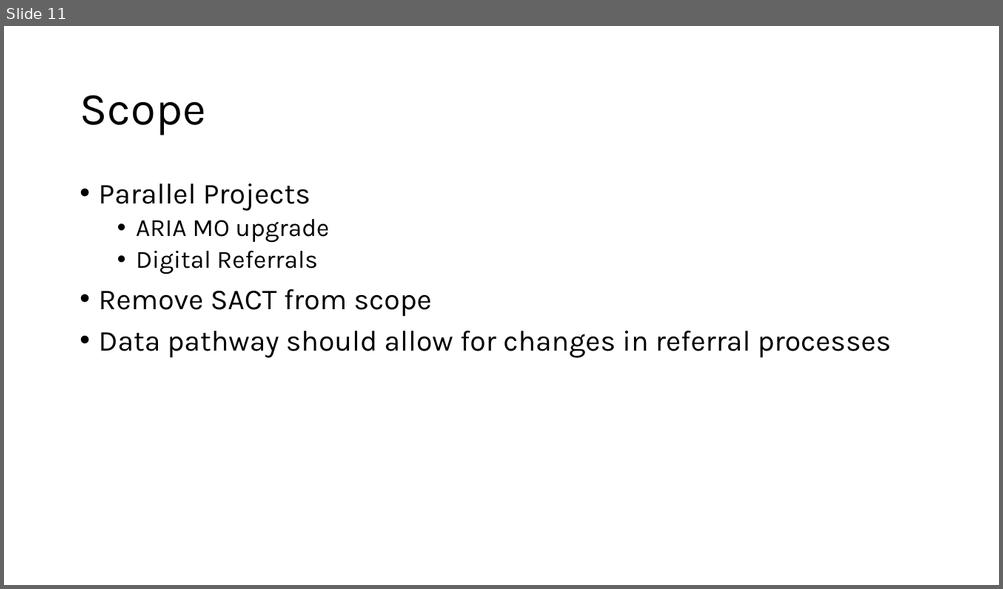
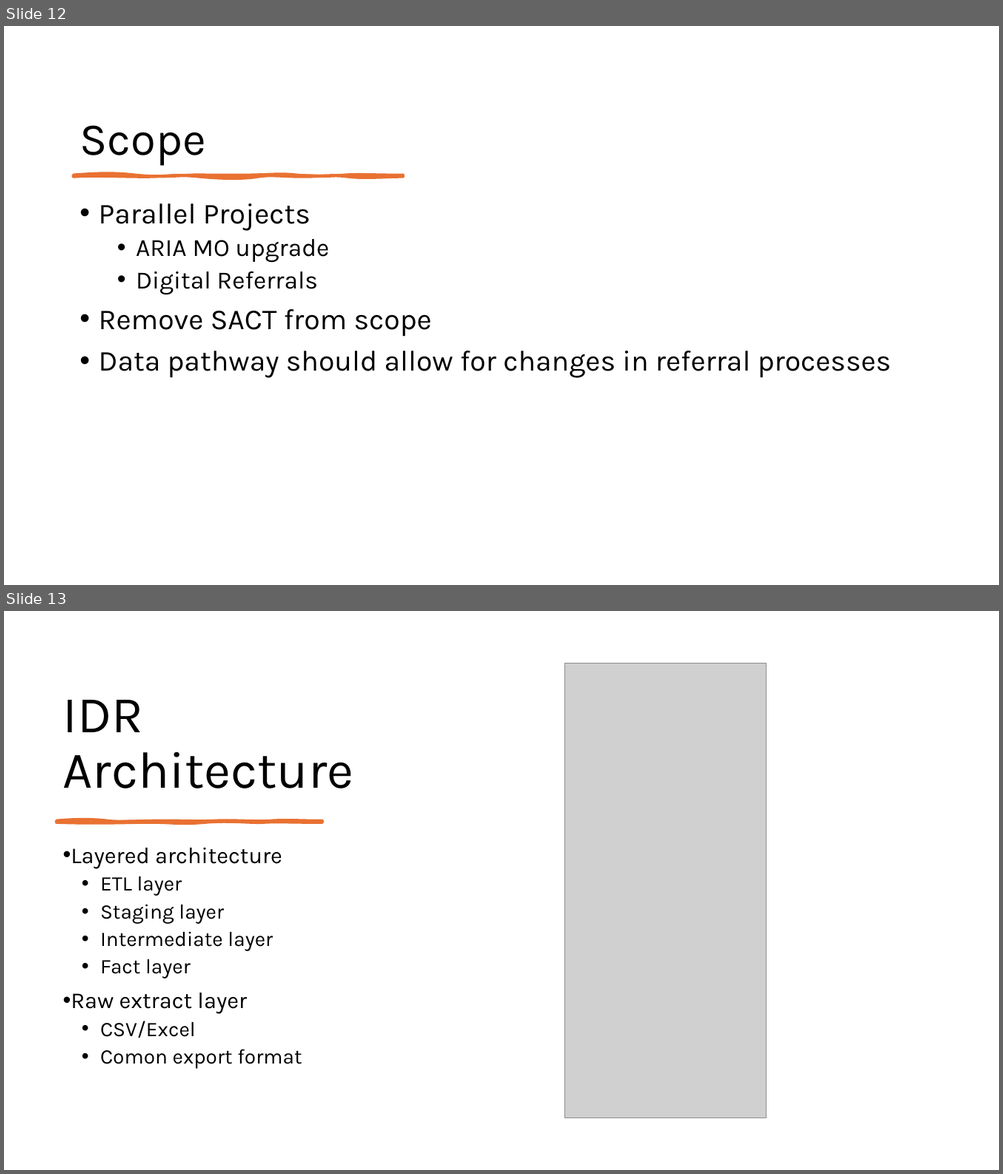
Before and after one commit to MCollins87/MScProject, a slide deck: Presentation/Presentation_v2.pptx. Shown one above the other, each under a label of ours: slide 11 before the commit, slides 12 and 13 after it. The pictures are 1003x589 and 1003x1174 pixels, drawn with LibreOffice and Linux fonts; fonts in the diff are those of the drawing; grey boxes stand for pictures. Boxes give left, top, right and bottom in pixels: in the first picture for what was removed or moved away, otherwise in the second. Text is boxed around its words. In the diff, an @@ line names an element or a change of style, - is before the commit and + after.

```diff
--- a/Presentation/Presentation_v2.pptx
+++ b/Presentation/Presentation_v2.pptx
@@ slide 13 added at (x1=4, y1=611, x2=999, y2=1170), background #FFFFFF @@
@@ picture added at (x1=565, y1=664, x2=766, y2=1119) @@
@@ title added at (x1=63, y1=700, x2=354, y2=789), 50 pt, text #000000 @@
+IDR Architecture
@@ freeform shape added at (x1=57, y1=820, x2=322, y2=822), fill #E97132, outline #E97132 3 pt @@
@@ text added at (x1=71, y1=848, x2=301, y2=1069), 20 pt, text #000000 @@
+• Layered architecture
+  • ETL layer
+  • Staging layer
+  • Intermediate layer
+  • Fact layer
+• Raw extract layer
+  • CSV/Excel
+  • Comon export format
@@ what was slide 11 is now slide 12 @@
@@ slide 12 changed as well @@
@@ title "Scope" moved from (x1=79, y1=95, x2=205, y2=136) to (x1=79, y1=125, x2=205, y2=166) @@
@@ title "Scope" at (x1=79, y1=125, x2=205, y2=166): vertical alignment middle to bottom @@
@@ freeform shape added at (x1=74, y1=175, x2=403, y2=177), fill #E97132, outline #E97132 3 pt @@
@@ text "Parallel Projects" moved from (x1=99, y1=184, x2=891, y2=358) to (x1=99, y1=204, x2=891, y2=378) @@
```
Also in this commit, not shown: 24 other slides changed, 2 other slides added, 1 slide removed, 1 other file.
